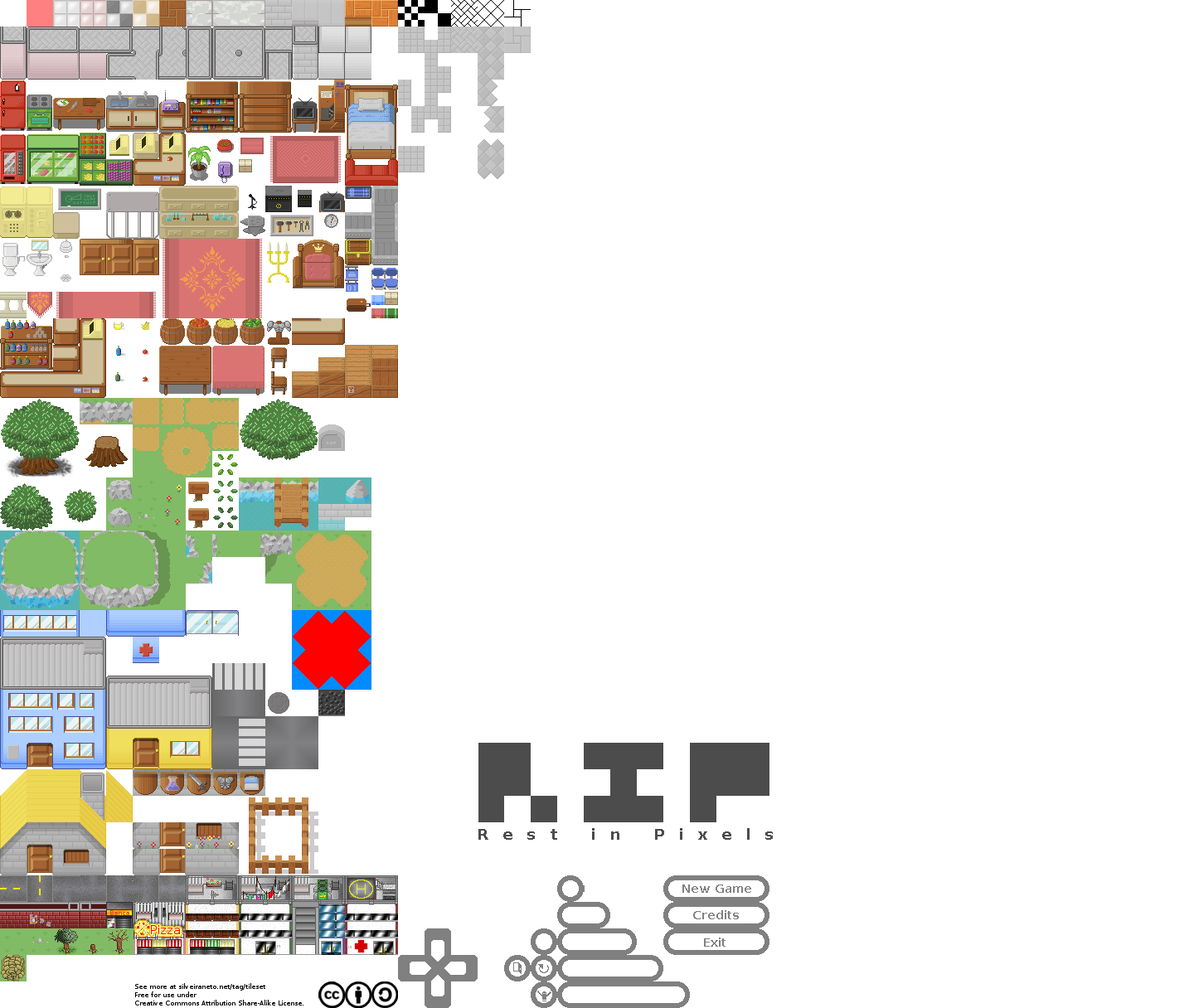
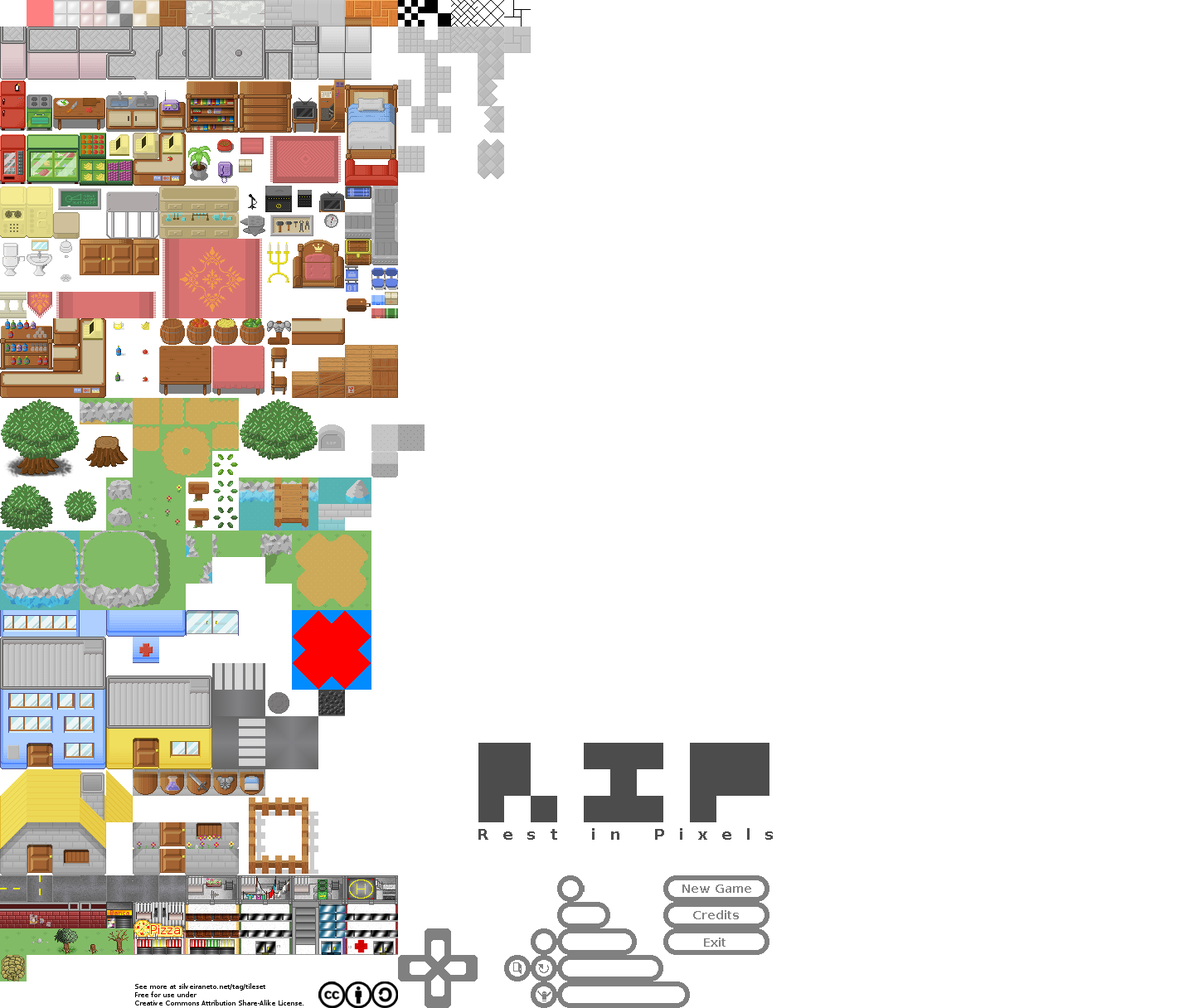
Comparing the layer stacks of the two 1194x1008 images. Changes:
painted on "Background" over box(371, 424, 425, 478)
